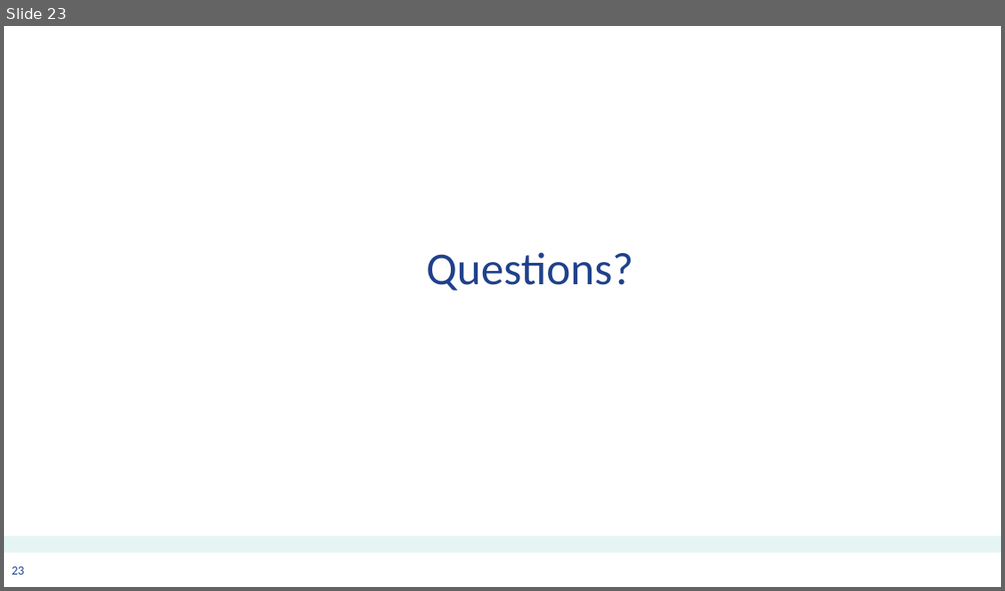
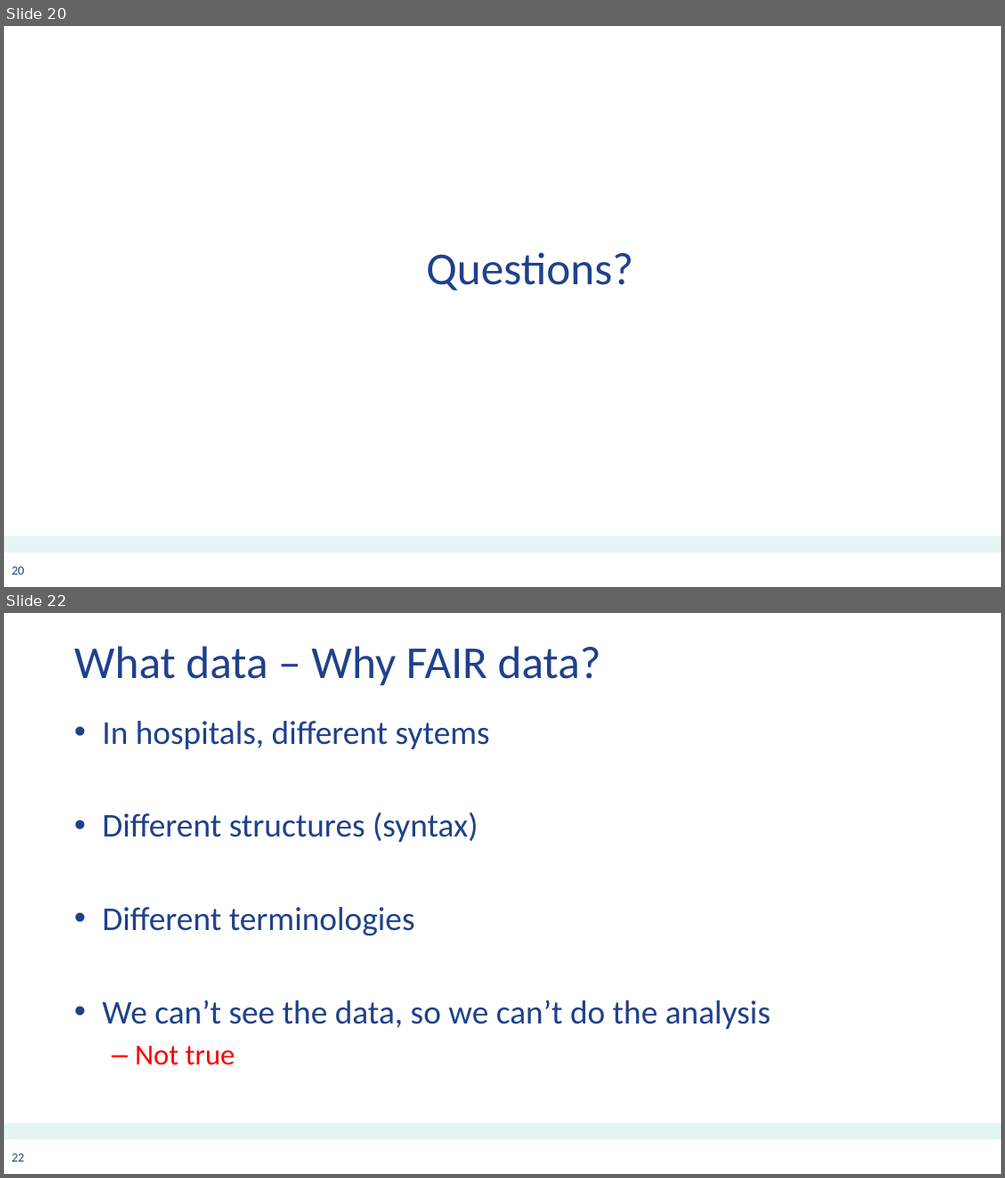
Before and after one commit to jvsoest/PHT_on_FHIR_demo, a slide deck: 20181108_PHT_Intro_AC.pptx. Shown one above the other, each under a label of ours: slide 23 before the commit, slides 20 and 22 after it; the slides between them are not shown. The pictures are 1005x591 and 1005x1178 pixels, drawn with LibreOffice and Linux fonts; fonts in the diff are those of the drawing; background and template pictures are left out. Boxes give left, top, right and bottom in pixels: in the first picture for what was removed or moved away, otherwise in the second. Text is boxed around its words. In the diff, an @@ line names an element or a change of style, - is before the commit and + after.

```diff
--- a/20181108_PHT_Intro_AC.pptx
+++ b/20181108_PHT_Intro_AC.pptx
@@ slide 22 added at [4, 613, 1001, 1174], background #FFFFFF; not listed: 2 template elements that a slide beside it also shows @@
@@ title added at [74, 646, 601, 686], 44 pt, text #1F418B @@
+What data – Why FAIR data?
@@ text added at [102, 721, 770, 1065], 32 pt, text #1F418B @@
+• In hospitals, different sytems
+• Different structures (syntax)
+• Different terminologies
+• We can’t see the data, so we can’t do the analysis
+  – Not true
@@ what was slide 23 is now slide 20 @@
@@ page number at [12, 566, 24, 574]: text changed @@
-23
+20
```
Also in this commit, not shown: 23 other slides added, 10 slides removed.
